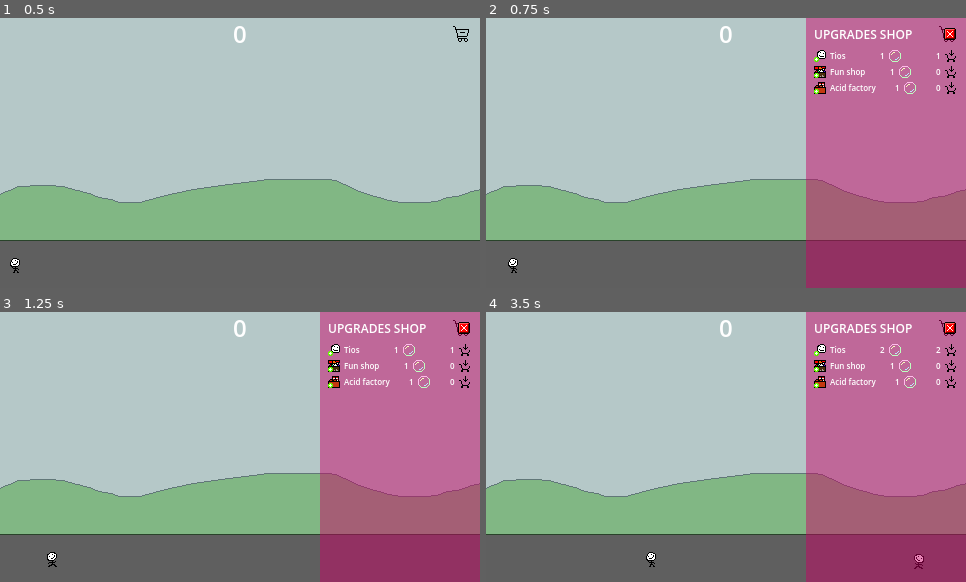
Above: before the commit, frames 1-4 (two rows, left to right).
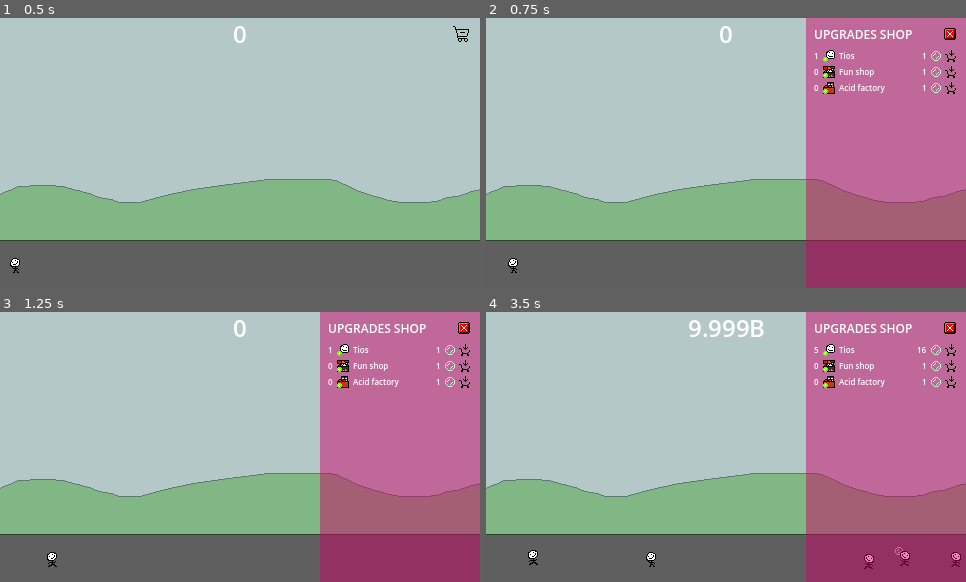
Above: after the commit, the same moments.

Repository: DISN-kolo/bubble-clicker-ggj25
Game: Godot game, scene res://main scene/MainScene.tscn
Same seed, same stepped clock (60 frames per second), same inputs: the game is played once before the commit and once after it.
Inputs (mouse positions are in pixels of both pictures, inside the frame that each line leads up to):
- Up to frame 1 (0.5 s): no input
- Up to frame 2 (0.75 s): click (946, 34) at 0.5 s
- Up to frame 3 (1.25 s): no input
- Up to frame 4 (3.5 s): click (951, 349) at 1.27 s; tap Enter (ui_accept) at 2, 2.27, 3.02 s; move the mouse to (572, 557) at 2.02 s; hold Right (ui_right) from 2.03 s (still down); click (572, 557) at 2.1 s; move the mouse to (630, 460) at 2.77 s; click (630, 460) at 2.85 s

Frame 1 is identical in both runs. In frame 2, 1.1% of the frame differs, in the area x 68-98%, y 2-29%; in frame 3, 1.1%; in frame 4, 2.0%, in the area x 8-99%, y 2-96%.

Commit message:
max shop items

Diff:
--- a/bubbles_value/bubbles_global.gd
+++ b/bubbles_value/bubbles_global.gd
@@ -14,13 +14,15 @@
 		"name": "Fun shop",
 		"quantity": 0,
 		"img": "UpShoppy.png",
-		"price": "1",
+		"price": "",
+		"prices": ["1", "50", "500", "50000"],
 	},
 	{
 		"name": "Acid factory",
 		"quantity": 0,
 		"img": "UpFactory.png",
-		"price": "1",
+		"price": "",
+		"prices": ["1", "1000", "10000", "100000"],
 	},
 ]
 
@@ -32,7 +34,7 @@
 var passive: String = "0";
 
 func _ready():
-	bubbles_value = arrayBubbles("0");
+	bubbles_value = arrayBubbles("10000000000");
 
 func arrayBubbles(num: String):
 	var arr = [];
@@ -93,6 +95,8 @@
 			borrow = 0;
 
 		result.append(arrayBubbles(str(diff))[0]);
+	if (result.size() > 0 && result[result.size() - 1] == 0):
+		result.pop_back();
 	bubbles_value = result;
 
 func compare(num: String):
--- a/bubbles_value/bubbles_value.gd
+++ b/bubbles_value/bubbles_value.gd
@@ -10,10 +10,10 @@
 	var bubbles: String;
 
 	if (size > 0 && BubblesGlobal.bubbles_value[size - 1] != 0):
-		bubbles = str(BubblesGlobal.bubbles_value[size]) + "." + str(BubblesGlobal.bubbles_value[size - 1]) + NOTATION[size];
+		bubbles = str(BubblesGlobal.bubbles_value[size]) + "." + str(BubblesGlobal.bubbles_value[size - 1]).pad_zeros(3) + NOTATION[size];
 	else:
 		bubbles = str(BubblesGlobal.bubbles_value[size]) + NOTATION[size];
-	%Label.text = bubbles;
+	$Label.text = bubbles;
 
 func _on_timer_timeout():
 	if BubblesGlobal.passive != "0":
--- a/bubbles_value/bubbles_value.tscn
+++ b/bubbles_value/bubbles_value.tscn
@@ -15,15 +15,12 @@
 script = ExtResource("1_7il01")
 
 [node name="Label" type="Label" parent="."]
-unique_name_in_owner = true
 layout_mode = 1
-anchors_preset = 5
-anchor_left = 0.5
-anchor_right = 0.5
-offset_left = -960.0
-offset_right = 960.0
-offset_bottom = 51.0
+anchors_preset = 10
+anchor_right = 1.0
+offset_bottom = 34.0
 grow_horizontal = 2
+size_flags_horizontal = 4
 text = "0
 "
 label_settings = SubResource("LabelSettings_q42rw")
--- a/ui_shop/ui_shop.gd
+++ b/ui_shop/ui_shop.gd
@@ -6,14 +6,19 @@
 	for upgrade in BubblesGlobal.upgrades:
 		var control = UPGRADE.instantiate();
 		control.upgrade_name = upgrade.name;
-		control.upgrade_price = upgrade.price;
+		if (upgrade.price.length() > 0):
+			control.upgrade_price = upgrade.price;
+		else:
+			control.upgrade_price = upgrade.prices[0];
 		control.upgrade_quantity = upgrade.quantity;
 		if (ResourceLoader.exists("res://resources/" + upgrade.img)):
 			control.upgrade_img = ResourceLoader.load("res://resources/" + upgrade.img);
-		$Control/Upgrades.add_child(control);
+		$Upgrades/Wrapper.add_child(control);
 
 func _on_shopping_cart_button_up():
-	%Control.visible = true;
+	$Upgrades.visible = true;
+	$ShoppingCart.visible = false;
 
 func _on_close_button_button_up():
-	%Control.visible = false;
+	$Upgrades.visible = false;
+	$ShoppingCart.visible = true;
--- a/ui_shop/ui_shop.tscn
+++ b/ui_shop/ui_shop.tscn
@@ -35,8 +35,7 @@
 grow_vertical = 0
 texture_normal = ExtResource("2_kmdd4")
 
-[node name="Control" type="Control" parent="."]
-unique_name_in_owner = true
+[node name="Upgrades" type="Control" parent="."]
 visible = false
 layout_mode = 1
 anchor_left = 0.799
@@ -46,7 +45,7 @@
 grow_horizontal = 2
 grow_vertical = 2
 
-[node name="ColorRect" type="ColorRect" parent="Control"]
+[node name="ColorRect" type="ColorRect" parent="Upgrades"]
 layout_mode = 1
 anchors_preset = 15
 anchor_right = 1.0
@@ -57,7 +56,7 @@
 grow_vertical = 2
 color = Color(0.788235, 0, 0.396078, 0.478431)
 
-[node name="Label" type="Label" parent="Control"]
+[node name="Label" type="Label" parent="Upgrades"]
 layout_mode = 2
 offset_left = -24.0
 offset_top = 8.0
@@ -67,7 +66,7 @@
 text = "UPGRADES SHOP"
 label_settings = SubResource("LabelSettings_5vu7l")
 
-[node name="CloseButton" type="TextureButton" parent="Control"]
+[node name="CloseButton" type="TextureButton" parent="Upgrades"]
 layout_mode = 0
 offset_left = 106.0
 offset_top = 10.0
@@ -76,7 +75,7 @@
 size_flags_horizontal = 8
 texture_normal = ExtResource("3_c8hc0")
 
-[node name="Upgrades" type="VBoxContainer" parent="Control"]
+[node name="Wrapper" type="VBoxContainer" parent="Upgrades"]
 layout_mode = 1
 anchors_preset = -1
 anchor_left = -0.25
@@ -91,4 +90,4 @@
 metadata/_edit_use_anchors_ = true
 
 [connection signal="button_up" from="ShoppingCart" to="." method="_on_shopping_cart_button_up"]
-[connection signal="button_up" from="Control/CloseButton" to="." method="_on_close_button_button_up"]
+[connection signal="button_up" from="Upgrades/CloseButton" to="." method="_on_close_button_button_up"]
--- a/ui_shop/upgrade.gd
+++ b/ui_shop/upgrade.gd
@@ -11,16 +11,33 @@
 func _setValues():
 	$Item/Img.texture = upgrade_img;
 	$Item/Name.text = upgrade_name;
-	$Price/Num.text = upgrade_price;
-	$Value/Quantity.text = str(upgrade_quantity);
+	$Item/Quantity.text = str(upgrade_quantity);
+	if (upgrade_price == "-1"):
+		$Value/Price.text = "MAX";
+		$Value/Img.visible = false;
+		$Value/Buy.visible = false;
+	else:
+		$Value/Price.text = upgrade_price;
 
 func _on_buy_pressed():
 	if (BubblesGlobal.compare(upgrade_price)):
 		BubblesGlobal.upgrade_purchased.emit(upgrade_name);
 		BubblesGlobal.subtractBubbles(upgrade_price);
 		upgrade_quantity += 1;
-		upgrade_price = addPrice(upgrade_price);
+		upgrade_price = upgradePrice();
 		_setValues();
+
+func upgradePrice():
+	var upgrade = BubblesGlobal.upgrades.filter(func (upgrade): return upgrade.name == upgrade_name);
+	if (upgrade[0].price.length() > 0):
+		return addPrice(upgrade_price);
+	else:
+		var i = 0;
+		while i < upgrade[0].prices.size() && upgrade[0].prices[i] != upgrade_price:
+			i += 1;
+		if (i  < upgrade[0].prices.size() - 1):
+			return upgrade[0].prices[i + 1];
+		return "-1";
 
 func addPrice(num : String):
 	var numArr = BubblesGlobal.arrayBubbles(num);
--- a/ui_shop/upgrade.tscn
+++ b/ui_shop/upgrade.tscn
@@ -1,8 +1,9 @@
-[gd_scene load_steps=5 format=3 uid="uid://bsuwkxpxx6dl1"]
+[gd_scene load_steps=6 format=3 uid="uid://bsuwkxpxx6dl1"]
 
 [ext_resource type="Script" path="res://ui_shop/upgrade.gd" id="1_kpwkn"]
-[ext_resource type="Texture2D" uid="uid://c2qdxhmg27wtx" path="res://resources/BubbleBig.png" id="2_o34wk"]
+[ext_resource type="Texture2D" uid="uid://b5vedct1r3m5y" path="res://resources/UpTio.png" id="2_wh23m"]
 [ext_resource type="Texture2D" uid="uid://b77b1b5uyno7o" path="res://resources/BuyThat.png" id="3_67k4m"]
+[ext_resource type="Texture2D" uid="uid://jgqcjf5jv306" path="res://resources/BubbleMed.png" id="3_mdeyg"]
 
 [sub_resource type="LabelSettings" id="LabelSettings_tcqii"]
 font_size = 8
@@ -15,36 +16,25 @@
 
 [node name="Item" type="HBoxContainer" parent="."]
 layout_mode = 2
-size_flags_horizontal = 0
+size_flags_horizontal = 2
 size_flags_vertical = 4
+
+[node name="Quantity" type="Label" parent="Item"]
+layout_mode = 2
+text = "1
+"
+label_settings = SubResource("LabelSettings_tcqii")
 
 [node name="Img" type="TextureRect" parent="Item"]
 layout_mode = 2
 size_flags_horizontal = 4
+texture = ExtResource("2_wh23m")
 
 [node name="Name" type="Label" parent="Item"]
-unique_name_in_owner = true
 layout_mode = 2
 text = "Tios
 "
 label_settings = SubResource("LabelSettings_tcqii")
-
-[node name="Price" type="HBoxContainer" parent="."]
-layout_mode = 2
-size_flags_horizontal = 6
-size_flags_vertical = 4
-
-[node name="Num" type="Label" parent="Price"]
-layout_mode = 2
-text = "200
-"
-label_settings = SubResource("LabelSettings_tcqii")
-
-[node name="Img" type="TextureRect" parent="Price"]
-layout_mode = 2
-size_flags_horizontal = 4
-size_flags_vertical = 4
-texture = ExtResource("2_o34wk")
 
 [node name="Value" type="HBoxContainer" parent="."]
 layout_mode = 2
@@ -52,11 +42,17 @@
 size_flags_vertical = 4
 alignment = 2
 
-[node name="Quantity" type="Label" parent="Value"]
+[node name="Price" type="Label" parent="Value"]
 layout_mode = 2
-text = "1
+text = "200
 "
 label_settings = SubResource("LabelSettings_tcqii")
+
+[node name="Img" type="TextureRect" parent="Value"]
+layout_mode = 2
+size_flags_horizontal = 4
+size_flags_vertical = 4
+texture = ExtResource("3_mdeyg")
 
 [node name="Buy" type="TextureButton" parent="Value"]
 layout_mode = 2
